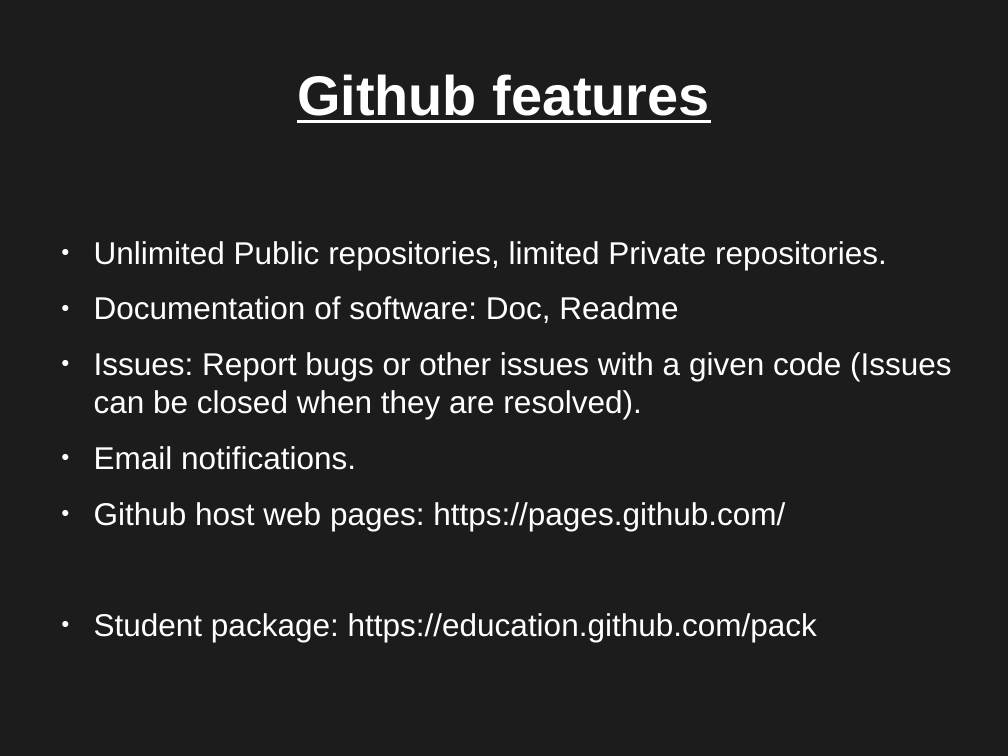
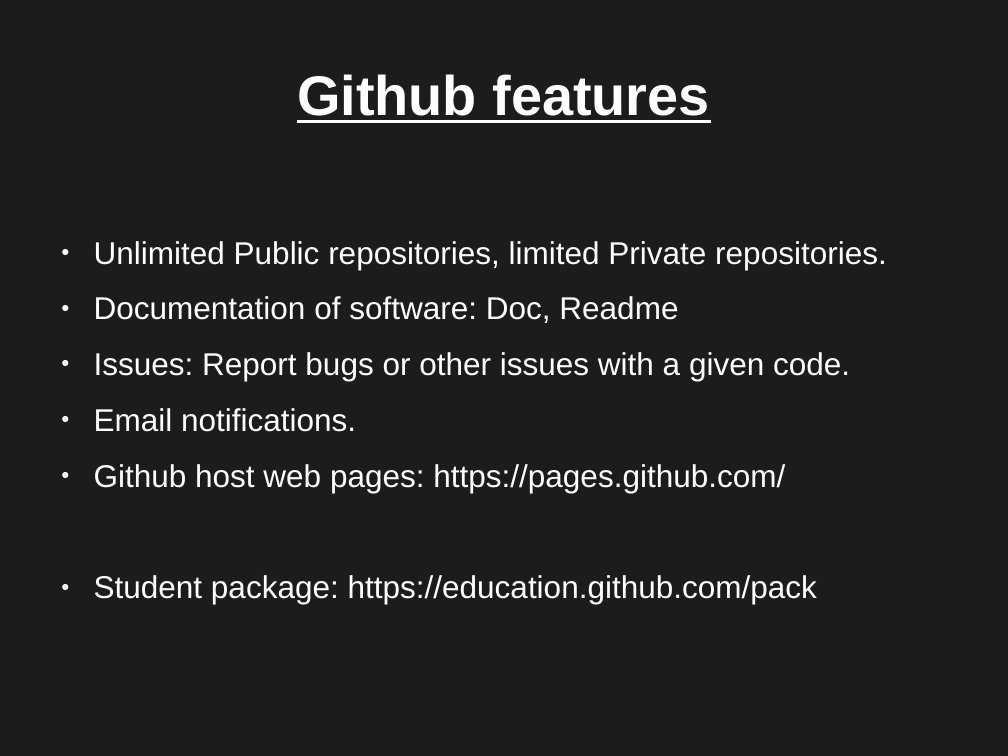
Before and after one commit to jngaravitoc/github_hands_on, a slide deck: slide 6 of git.odp. Drawn at 1008x756 pixels with LibreOffice and Linux fonts; fonts in the diff are those of the drawing. Boxes give left, top, right and bottom in pixels: in the first picture for what was removed or moved away, otherwise in the second. Text is boxed around its words. In the diff, an @@ line names an element or a change of style, - is before the commit and + after.

```diff
--- a/git.odp
+++ b/git.odp
@@ text at bbox=[94, 352, 850, 381]: text changed @@
-● Issues: Report bugs or other issues with a given code (Issues can be closed when they are resolved).
+● Issues: Report bugs or other issues with a given code.
```
Also in this commit, not shown: 11 other slides changed, 1 slide added, 1 slide removed, 1 other file.
